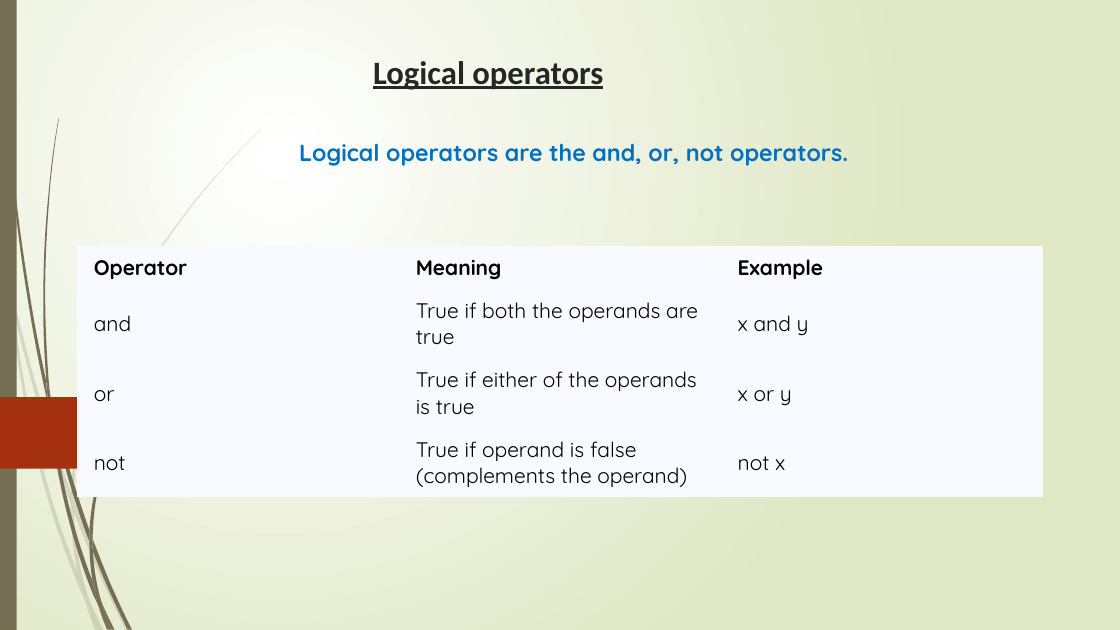
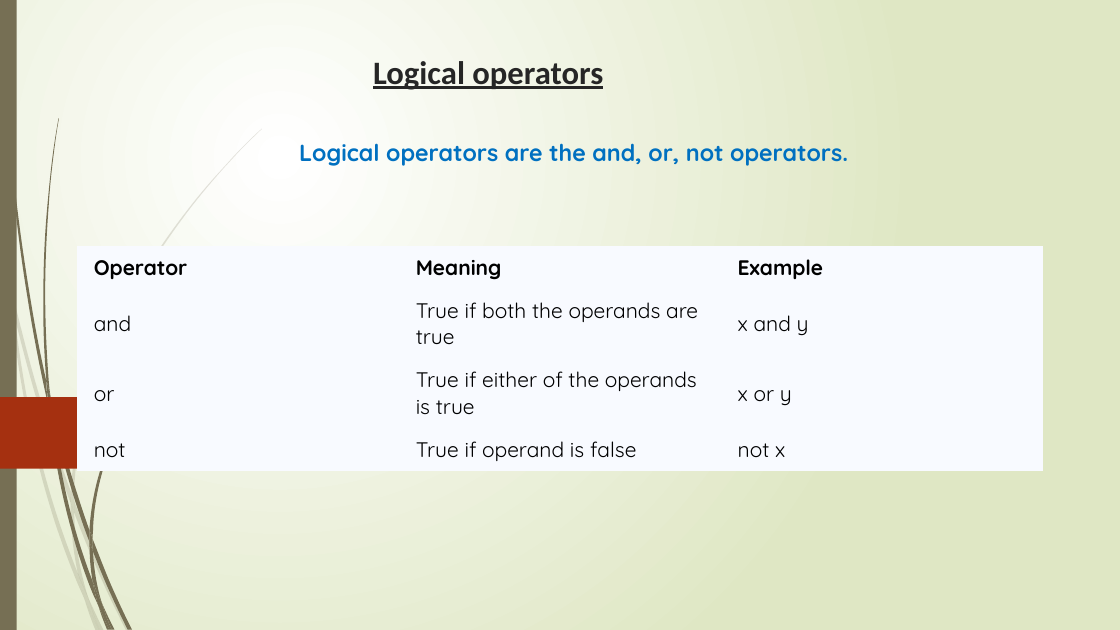
Before and after one commit to tauovir/Materials, a slide deck: slide 10 of Python Session/Python_10_may.pptx (slide 9 before the commit). Drawn at 1120x630 pixels with LibreOffice and Linux fonts; fonts in the diff are those of the drawing. Boxes give left, top, right and bottom in pixels: in the first picture for what was removed or moved away, otherwise in the second. Text is boxed around its words. In the diff, an @@ line names an element or a change of style, - is before the commit and + after.

```diff
--- a/Python Session/Python_10_may.pptx
+++ b/Python Session/Python_10_may.pptx
@@ table at (x1=77, y1=246, x2=1043, y2=465) @@
-row 4, column 2: True if operand is false (complements the operand)
+row 4, column 2: True if operand is false
```
Also in this commit, not shown: 1 slide added, 6 other files.
